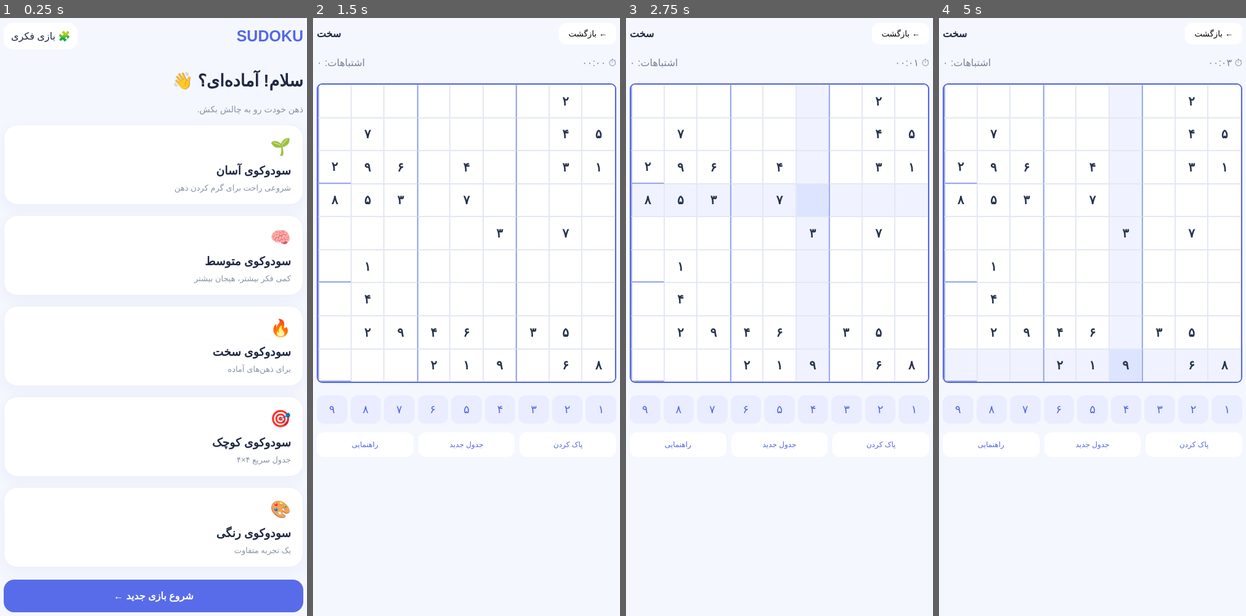
Above: before the commit, frames 1-4 (left to right).
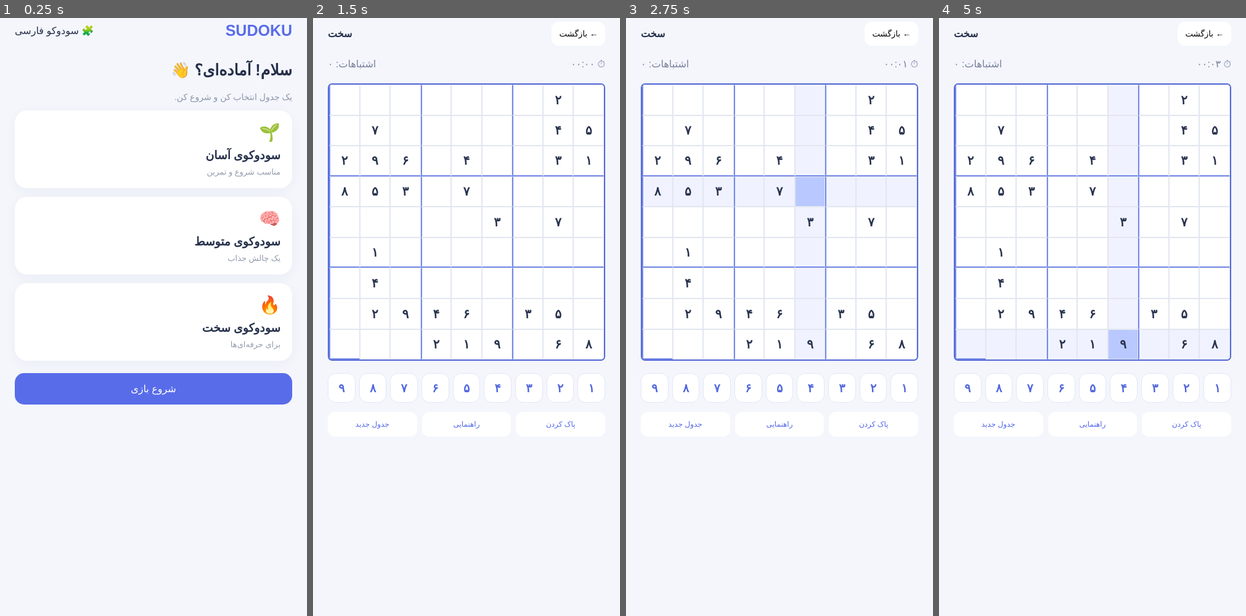
Above: after the commit, the same moments.

Repository: parsabouhi/sudoku-persian
Game: browser game, page index.html
The game is run twice, just before and just after one commit, with the same random seed, the same clock (stepped at 60 frames per second) and the same inputs.
Inputs (mouse positions are in pixels of both pictures, inside the frame that each line leads up to; where the layout moved, square brackets give the same spot in the first picture):
- Up to frame 1 (0.25 s): no input
- Up to frame 2 (1.5 s): click (466, 322) [466, 346] at 1.27 s
- Up to frame 3 (2.75 s): click (871, 346) [877, 364] at 1.87 s; click (718, 251) [715, 269] at 2.02 s; click (810, 191) [813, 197] at 2.47 s
- Up to frame 4 (5 s): click (1215, 281) [1224, 299] at 3.07 s; click (1184, 221) [1190, 233] at 3.67 s; click "راهنمایی" at 4.27 s; click (1000, 281) [994, 299] at 4.52 s; click (1123, 346) [1126, 364] at 4.87 s

The runs differ from the first frame. In frame 1, 14% of the frame differs, in the area x 1-99%, y 1-100%; in frame 2, 9.6%; in frame 3, 8.9%; in frame 4, 9.1%.

Commit message:
Update index.html

Diff:
--- a/index.html
+++ b/index.html
@@ -3,125 +3,135 @@
 <html lang="fa" dir="rtl">
 <head>
 <meta charset="UTF-8">
-<meta name="viewport" content="width=device-width, initial-scale=1.0">
-<meta name="theme-color" content="#f5f7ff">
+<meta name="viewport" content="width=device-width,initial-scale=1">
 <title>سودوکو فارسی</title>
 <style>
 *{box-sizing:border-box}
 body{
- margin:0;background:#f5f7ff;color:#202943;
- font-family:Tahoma,Arial,sans-serif;
-}
-.container{max-width:520px;margin:auto;padding:24px 17px}
+ margin:0;background:#f4f6fc;color:#25304a;
+ font-family:Tahoma,Arial,sans-serif
+}
+.container{max-width:480px;margin:auto;padding:22px 15px}
 header{display:flex;justify-content:space-between;align-items:center}
-.logo{font-size:25px;font-weight:bold;color:#5368e9}
-.profile{background:white;padding:12px;border-radius:15px}
-h1{font-size:27px;margin-top:35px}
-.sub{color:#8992a8;font-size:14px}
+.logo{font-size:25px;font-weight:bold;color:#586ce9}
+h1{font-size:25px;margin-top:35px}
+.sub{color:#8c95a9;font-size:14px}
 .card{
- background:white;border-radius:22px;padding:19px;
- margin-top:17px;box-shadow:0 7px 25px #26365c0b;
- cursor:pointer;border:1px solid #edf0fa;
-}
-.card h3{margin:0 0 9px}
-.card p{margin:0;color:#8992a8;font-size:13px}
-.icon{font-size:27px;margin-bottom:12px}
+ background:white;border-radius:20px;padding:19px;
+ margin-top:14px;cursor:pointer;
+ box-shadow:0 5px 20px #26365c0b
+}
+.card h3{margin:0 0 8px}
+.card p{margin:0;color:#929bad;font-size:13px}
+.icon{font-size:28px;margin-bottom:10px}
+button{font-family:inherit;cursor:pointer}
 .primary{
- background:#586ce9;color:white;border:0;border-radius:17px;
- padding:17px;width:100%;font-size:16px;font-weight:bold;
- cursor:pointer;margin-top:20px
+ width:100%;padding:16px;border:0;border-radius:15px;
+ background:#586ce9;color:white;font-size:16px;margin-top:20px
 }
 #game{display:none}
 .top{display:flex;justify-content:space-between;align-items:center}
+.back{border:0;background:white;padding:12px;border-radius:12px}
+.info{display:flex;justify-content:space-between;color:#77819b;margin-top:20px}
 .board{
  display:grid;grid-template-columns:repeat(9,1fr);
- gap:0;background:#5268df;border:2px solid #5268df;
- margin-top:24px;border-radius:9px;overflow:hidden;
+ border:2px solid #5369d8;border-radius:7px;
+ overflow:hidden;margin-top:22px;background:#5369d8;gap:0
 }
 .cell{
- aspect-ratio:1;background:white;border:1px solid #e4e8f4;
- display:flex;align-items:center;justify-content:center;
- font-size:clamp(13px,4vw,20px);cursor:pointer;
-}
-.cell:nth-child(3n){border-left:2px solid #9ba9ed}
+ aspect-ratio:1;display:flex;align-items:center;
+ justify-content:center;background:white;
+ border:1px solid #e2e6f0;
+ font-size:clamp(13px,4vw,20px);
+ cursor:pointer;user-select:none
+}
+.cell:nth-child(3n){border-left:2px solid #7589e6}
 .cell:nth-child(27n),.cell:nth-child(54n){
- border-bottom:2px solid #9ba9ed
-}
-.cell.selected{background:#dce4ff;color:#405bdc}
+ border-bottom:2px solid #7589e6
+}
+.cell.fixed{font-weight:bold;color:#28334e}
+.cell.selected{background:#b9c9ff!important}
 .cell.related{background:#f0f3ff}
-.cell.fixed{font-weight:bold;color:#27334d}
-.cell.wrong{color:#e34e65}
+.cell.same{background:#dce5ff;color:#405bdc}
+.cell.error{color:#e34e65;background:#ffe8eb}
 .numbers{
  display:grid;grid-template-columns:repeat(9,1fr);
- gap:5px;margin-top:20px
+ gap:6px;margin-top:20px
 }
 .numbers button{
- border:0;background:#e9edff;color:#5268df;
- padding:12px 0;border-radius:12px;font-size:18px
-}
-.actions{display:flex;gap:8px;margin-top:14px}
+ border:1px solid #e2e7f8;background:white;
+ color:#5268df;border-radius:13px;
+ min-height:48px;font-size:19px;font-weight:bold
+}
+.numbers button.active{background:#586ce9;color:white}
+.actions{display:flex;gap:8px;margin-top:15px}
 .actions button{
- flex:1;padding:13px 5px;border:0;border-radius:12px;
- background:white;color:#5368e9;font-size:12px
-}
-.back{border:0;background:white;padding:10px 15px;border-radius:12px}
-.info{display:flex;justify-content:space-between;color:#77819b;margin-top:20px}
+ flex:1;border:0;background:white;color:#5368e9;
+ padding:13px 4px;border-radius:12px;font-size:12px
+}
 </style>
 </head>
 <body>
 <div class="container">
+
 <section id="home">
 <header>
 <div class="logo">SUDOKU</div>
-<div class="profile">🧩 بازی فکری</div>
+<div>🧩 سودوکو فارسی</div>
 </header>
+
 <h1>سلام! آماده‌ای؟ 👋</h1>
-<p class="sub">ذهن خودت رو به چالش بکش.</p>
-<div class="card" onclick="startGame('آسان')">
-<div class="icon">🌱</div><h3>سودوکوی آسان</h3>
-<p>شروعی راحت برای گرم کردن ذهن</p>
-</div>
-<div class="card" onclick="startGame('متوسط')">
-<div class="icon">🧠</div><h3>سودوکوی متوسط</h3>
-<p>کمی فکر بیشتر، هیجان بیشتر</p>
-</div>
-<div class="card" onclick="startGame('سخت')">
-<div class="icon">🔥</div><h3>سودوکوی سخت</h3>
-<p>برای ذهن‌های آماده</p>
-</div>
-<div class="card" onclick="startGame('کوچک')">
-<div class="icon">🎯</div><h3>سودوکوی کوچک</h3>
-<p>جدول سریع ۴×۴</p>
-</div>
-<div class="card" onclick="startGame('رنگی')">
-<div class="icon">🎨</div><h3>سودوکوی رنگی</h3>
-<p>یک تجربه متفاوت</p>
-</div>
-<button class="primary" onclick="startGame('متوسط')">شروع بازی جدید ←</button>
+<p class="sub">یک جدول انتخاب کن و شروع کن.</p>
+
+<div class="card" onclick="start('آسان')">
+<div class="icon">🌱</div>
+<h3>سودوکوی آسان</h3>
+<p>مناسب شروع و تمرین</p>
+</div>
+
+<div class="card" onclick="start('متوسط')">
+<div class="icon">🧠</div>
+<h3>سودوکوی متوسط</h3>
+<p>یک چالش جذاب</p>
+</div>
+
+<div class="card" onclick="start('سخت')">
+<div class="icon">🔥</div>
+<h3>سودوکوی سخت</h3>
+<p>برای حرفه‌ای‌ها</p>
+</div>
+
+<button class="primary" onclick="start('متوسط')">
+شروع بازی
+</button>
 </section>
 
 <section id="game">
 <div class="top">
-<button class="back" onclick="goHome()">← بازگشت</button>
-<strong id="level">متوسط</strong>
-</div>
+<button class="back" onclick="home()">← بازگشت</button>
+<strong id="level"></strong>
+</div>
+
 <div class="info">
-<span>⏱ <span id="timer">00:00</span></span>
-<span id="mistakes">اشتباهات: ۰</span>
-</div>
+<span>⏱ <span id="timer">۰۰:۰۰</span></span>
+<span id="errors">اشتباهات: ۰</span>
+</div>
+
 <div class="board" id="board"></div>
 <div class="numbers" id="numbers"></div>
+
 <div class="actions">
 <button onclick="erase()">پاک کردن</button>
+<button onclick="hint()">راهنمایی</button>
 <button onclick="newGame()">جدول جدید</button>
-<button onclick="hint()">راهنمایی</button>
 </div>
 </section>
 </div>
 
 <script>
-let puzzle=[],solution=[],selected=null,fixed=[],seconds=0;
-let mistakes=0,clock=null,size=9;
+let puzzle=[],solution=[],initial=[];
+let selected=null,active=null;
+let mistakes=0,seconds=0,clock=null;
 
 const fa=n=>String(n).replace(/\d/g,d=>"۰۱۲۳۴۵۶۷۸۹"[d]);
 
@@ -129,29 +139,23 @@
  for(let i=a.length-1;i>0;i--){
  let j=Math.floor(Math.random()*(i+1));
  [a[i],a[j]]=[a[j],a[i]];
- }return a;
+ }
+ return a;
 }
 
 function makeSolution(){
- let base=Array.from({length:9},(_,i)=>i);
- let rows=shuffle([0,1,2]).flatMap(g=>shuffle([0,1,2]).map(x=>g*3+x));
- let cols=shuffle([0,1,2]).flatMap(g=>shuffle([0,1,2]).map(x=>g*3+x));
+ let rows=shuffle([0,1,2]).flatMap(g=>
+ shuffle([0,1,2]).map(x=>g*3+x));
+ let cols=shuffle([0,1,2]).flatMap(g=>
+ shuffle([0,1,2]).map(x=>g*3+x));
  let nums=shuffle([1,2,3,4,5,6,7,8,9]);
- return rows.map(r=>cols.map(c=>nums[(r*3+Math.floor(r/3)+c)%9]));
-}
-
-function valid(b,r,c,n){
- for(let i=0;i<9;i++){
- if(b[r][i]===n||b[i][c]===n)return false;
- }
- let sr=Math.floor(r/3)*3,sc=Math.floor(c/3)*3;
- for(let i=sr;i<sr+3;i++)for(let j=sc;j<sc+3;j++)
- if(b[i][j]===n)return false;
- return true;
-}
-
-function startGame(level){
- size=level==='کوچک'?4:9;
+
+ return rows.map(r=>cols.map(c=>
+ nums[(r*3+Math.floor(r/3)+c)%9]
+ ));
+}
+
+function start(level){
  document.getElementById('home').style.display='none';
  document.getElementById('game').style.display='block';
  document.getElementById('level').textContent=level;
@@ -159,83 +163,123 @@
 }
 
 function newGame(){
- if(clock)clearInterval(clock);
- seconds=0;mistakes=0;selected=null;
- document.getElementById('timer').textContent='۰۰:۰۰';
- updateMistakes();
- if(size===4){
- solution=[[1,2,3,4],[3,4,1,2],[2,1,4,3],[4,3,2,1]];
- puzzle=solution.map(r=>r.slice());
- }else{
+ clearInterval(clock);
+ seconds=0;mistakes=0;selected=null;active=null;
+
  solution=makeSolution();
  puzzle=solution.map(r=>r.slice());
+
  let level=document.getElementById('level').textContent;
- let count=level==='آسان'?32:level==='سخت'?52:level==='رنگی'?45:42;
- let positions=shuffle(Array.from({length:81},(_,i)=>i));
- positions.slice(0,count).forEach(i=>puzzle[Math.floor(i/9)][i%9]=0);
- }
- fixed=puzzle.map(r=>r.map(v=>v!==0));
- render();
+ let count=level==='آسان'?35:level==='سخت'?52:43;
+
+ shuffle(Array.from({length:81},(_,i)=>i))
+ .slice(0,count).forEach(i=>{
+ puzzle[Math.floor(i/9)][i%9]=0;
+ });
+
+ initial=puzzle.map(r=>r.slice());
+ render();
+ updateErrors();
+
  clock=setInterval(()=>{
  seconds++;
- document.getElementById('timer').textContent=fa(String(Math.floor(seconds/60)).padStart(2,'0'))+':'+fa(String(seconds%60).padStart(2,'0'));
+ document.getElementById('timer').textContent=
+ fa(String(Math.floor(seconds/60)).padStart(2,'0'))+':'+
+ fa(String(seconds%60).padStart(2,'0'));
  },1000);
 }
 
 function render(){
- const board=document.getElementById('board');
- board.style.gridTemplateColumns=`repeat(${size},1fr)`;
+ let board=document.getElementById('board');
  board.innerHTML='';
+
  puzzle.forEach((row,r)=>row.forEach((v,c)=>{
  let cell=document.createElement('div');
- cell.className='cell'+(fixed[r][c]?' fixed':'');
- if(selected&&selected[0]===r&&selected[1]===c)cell.classList.add('selected');
- else if(selected&&(selected[0]===r||selected[1]===c))cell.classList.add('related');
+ cell.className='cell';
+
+ if(initial[r][c])cell.classList.add('fixed');
+
+ if(c===2||c===5)cell.style.borderLeft='2px solid #7589e6';
+ if(r===2||r===5)cell.style.borderBottom='2px solid #7589e6';
+
+ if(selected&&selected[0]===r&&selected[1]===c)
+ cell.classList.add('selected');
+ else if(selected&&(selected[0]===r||selected[1]===c))
+ cell.classList.add('related');
+
+ if(v&&active===v)cell.classList.add('same');
+
  cell.textContent=v?fa(v):'';
- cell.onclick=()=>{selected=[r,c];render()};
+
+ cell.onclick=()=>{
+ selected=[r,c];
+ render();
+ };
+
  board.appendChild(cell);
  }));
- const nums=document.getElementById('numbers');
- nums.style.gridTemplateColumns=`repeat(${size},1fr)`;
+
+ let nums=document.getElementById('numbers');
  nums.innerHTML='';
- for(let n=1;n<=size;n++){
+
+ for(let n=1;n<=9;n++){
  let b=document.createElement('button');
  b.textContent=fa(n);
- b.onclick=()=>putNumber(n);
+
+ if(active===n)b.classList.add('active');
+
+ b.onclick=()=>put(n);
  nums.appendChild(b);
  }
 }
 
-function putNumber(n){
- if(!selected)return;
+function put(n){
+ active=n;
+ if(!selected){render();return;}
+
  let [r,c]=selected;
- if(fixed[r][c])return;
- if(n!==solution[r][c]){
- mistakes++;updateMistakes();
- }else{
- puzzle[r][c]=n;render();
+ if(initial[r][c]){render();return;}
+
+ if(solution[r][c]!==n){
+ mistakes++;
+ updateErrors();
+ render();
+ return;
+ }
+
+ puzzle[r][c]=n;
+ render();
+
  if(puzzle.every((row,r)=>row.every((v,c)=>v===solution[r][c]))){
  clearInterval(clock);
  setTimeout(()=>alert('آفرین! جدول را حل کردی 🎉'),100);
  }
- }
-}
-
-function updateMistakes(){
- document.getElementById('mistakes').textContent='اشتباهات: '+fa(mistakes);
-}
+}
+
 function erase(){
  if(!selected)return;
  let [r,c]=selected;
- if(!fixed[r][c]){puzzle[r][c]=0;render()}
-}
+ if(!initial[r][c]){
+ puzzle[r][c]=0;
+ render();
+ }
+}
+
 function hint(){
  if(!selected)return;
  let [r,c]=selected;
- if(!fixed[r][c]){puzzle[r][c]=solution[r][c];render()}
-}
-function goHome(){
- if(clock)clearInterval(clock);
+ if(initial[r][c])return;
+ puzzle[r][c]=solution[r][c];
+ render();
+}
+
+function updateErrors(){
+ document.getElementById('errors').textContent=
+ 'اشتباهات: '+fa(mistakes);
+}
+
+function home(){
+ clearInterval(clock);
  document.getElementById('game').style.display='none';
  document.getElementById('home').style.display='block';
 }
